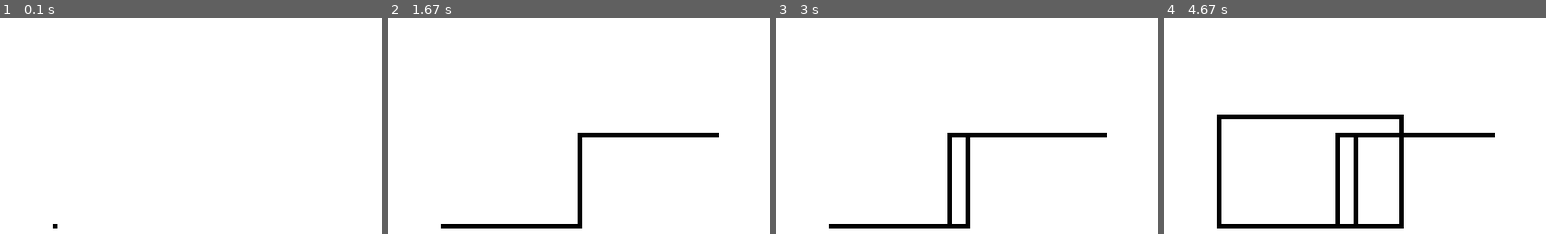
Above: before the commit, frames 1-4 (left to right).
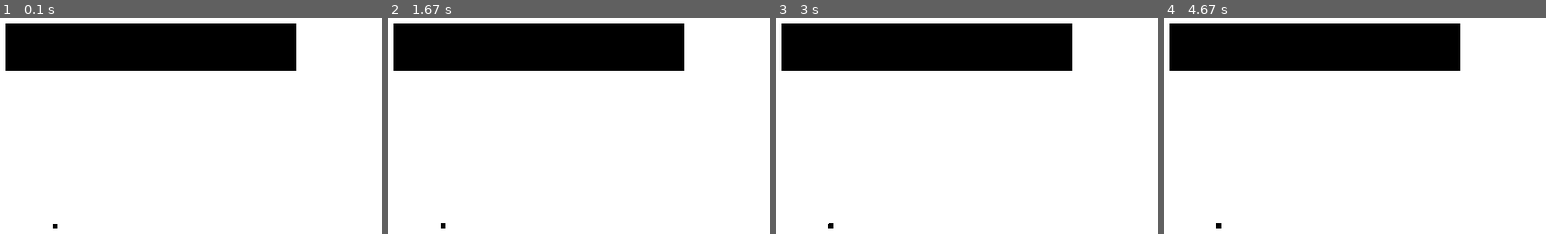
Above: after the commit, the same moments.

Repository: nicholasz2510/PyGame
Game: pygame game, started from maze.py
Same seed, same stepped clock (60 frames per second), same inputs: the game is played once before the commit and once after it.
Inputs:
- Up to frame 1 (0.1 s): no input
- Up to frame 2 (1.67 s): hold Right 0.33-0.8 s; hold Up 0.83-1.13 s; hold Right 1.17-1.63 s
- Up to frame 3 (3 s): hold Left 1.67-2.2 s; hold Down 2.23-2.53 s; hold Left 2.57-2.97 s
- Up to frame 4 (4.67 s): hold Up 3-3.37 s; hold Right 3.4-4.03 s; hold Down 4.07-4.43 s; hold Left from 4.47 s (still down)

The runs differ from the first frame. In frame 1, 17% of the frame differs, in the area x 1-78%, y 2-25%; in frame 2, 19%; in frame 3, 19%; in frame 4, 22%, in the area x 1-87%, y 2-98%.

Commit message:
Outer barriers don't work

Diff:
--- a/maze.py
+++ b/maze.py
@@ -11,16 +11,36 @@
 display_height = 600
 
 gameDisplay = pygame.display.set_mode((display_width, display_height))
-pygame.display.set_caption('Etch-a-Sketch')
+pygame.display.set_caption('Maze')
+
+maze1 = pygame.image.load('maze1.png')
+
+level_1_walls = [[[244, 176], [567, 232]], [[0, 0], [800, 30]], [[770, 0], [800, 600]], [[0, 570], [800, 600]],
+                 [[0, 0], [30, 600]]]
 
 pygame.display.update()
 
 
+def maze_walls(barriers, rect_x, rect_y):
+    for rect in barriers:
+        top_left_point = rect[0]
+        bottom_right_point = rect[1]
+        if rect_x >= top_left_point[0] and rect_x <= bottom_right_point[0] and rect_y >= top_left_point[1] and rect_y <= \
+                bottom_right_point[1]:
+            return False
+        else:
+            return True
+
+
 def gameLoop():
     gameExit = False
+    acceleration = 0
 
     rect_x = 300
     rect_y = 400
+
+    rect_width = 5
+    rect_height = 5
 
     move_left = False
     move_right = False
@@ -28,45 +48,73 @@
     move_down = False
 
     gameDisplay.fill(white)
+    gameDisplay.blit(maze1, (0, 0))
+
+    walls = level_1_walls
 
     while not gameExit:
+        acceleration += .001
         for event in pygame.event.get():
             if event.type == pygame.QUIT:
                 gameExit = True
 
             elif event.type == pygame.KEYDOWN:
                 if event.key == pygame.K_LEFT:
+                    if not move_left:
+                        acceleration = 0
                     move_left = True
                     move_right = False
                     move_up = False
                     move_down = False
                 elif event.key == pygame.K_RIGHT:
+                    if not move_right:
+                        acceleration = 0
                     move_right = True
                     move_left = False
                     move_up = False
                     move_down = False
                 elif event.key == pygame.K_UP:
+                    if not move_up:
+                        acceleration = 0
                     move_up = True
                     move_left = False
                     move_right = False
                     move_down = False
                 elif event.key == pygame.K_DOWN:
+                    if not move_down:
+                        acceleration = 0
                     move_down = True
                     move_left = False
                     move_right = False
                     move_up = False
 
-        if move_left == True:
-            rect_x -= 5
-        elif move_right == True:
-            rect_x += 5
-        elif move_up == True:
-            rect_y -= 5
-        elif move_down == True:
-            rect_y += 5
+        speed = 1
+        if move_left:
+            if maze_walls(walls, rect_x, rect_y):
+                rect_x -= (speed * acceleration)
+            else:
+                rect_x += 1
+        elif move_right:
+            if maze_walls(walls, rect_x, rect_y):
+                rect_x += (speed * acceleration)
+            else:
+                rect_x -= 1
+        elif move_up:
+            if maze_walls(walls, rect_x, rect_y):
+                rect_y -= (speed * acceleration)
+            else:
+                rect_y += 1
+        elif move_down:
+            if maze_walls(walls, rect_x, rect_y):
+                rect_y += (speed * acceleration)
+            else:
+                rect_y -= 1
 
-        pygame.draw.rect(gameDisplay, black, [rect_x, rect_y, 5, 5])
-        pygame.display.update()
+        if maze_walls(walls, rect_x, rect_y):
+            pygame.draw.rect(gameDisplay,
+                             (acceleration * 195 % 255, acceleration * 195 % 255, acceleration * 195 % 255),
+                             [rect_x, rect_y, rect_width, rect_height])
+            pygame.display.update()
 
 
 gameLoop()
